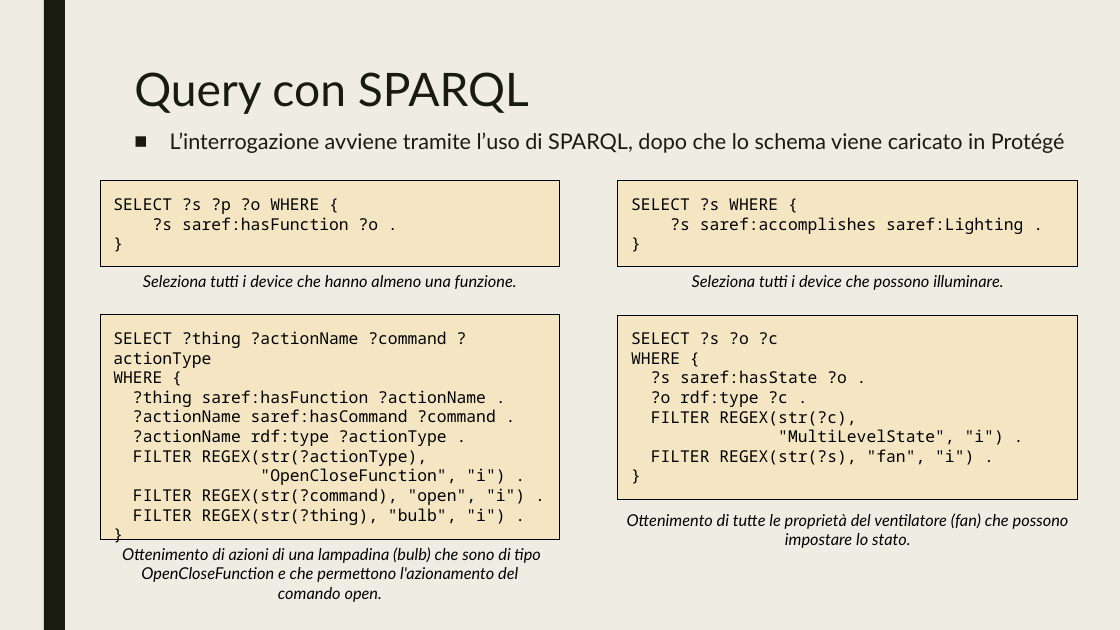
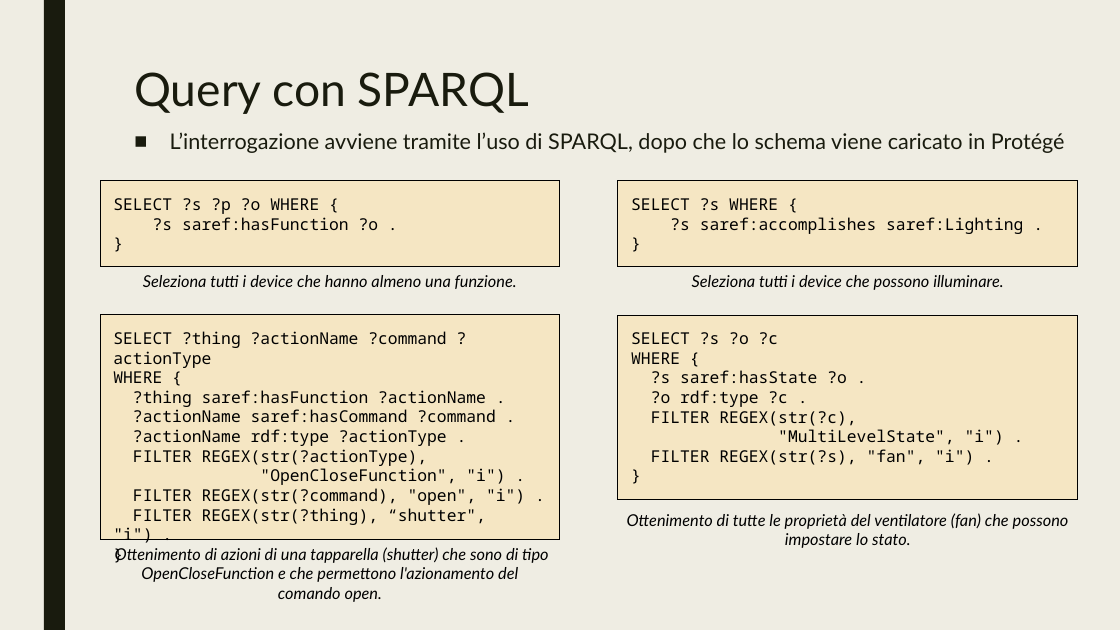
Before and after one commit to Martinocom/pervasive-semantic-exam, a slide deck: slide 25 of doc/Presentation.pptx. Drawn at 1120x630 pixels with LibreOffice and Linux fonts; fonts in the diff are those of the drawing. Boxes give left, top, right and bottom in pixels: in the first picture for what was removed or moved away, otherwise in the second. Text is boxed around its words. In the diff, an @@ line names an element or a change of style, - is before the commit and + after.

```diff
--- a/doc/Presentation.pptx
+++ b/doc/Presentation.pptx
@@ text in rectangle at [113,508,486,543]: text changed @@
-FILTER REGEX(str(?thing), "bulb", "i") .
+FILTER REGEX(str(?thing), “shutter", "i") .
@@ text at [115,547,548,602]: text changed @@
-Ottenimento di azioni di una lampadina (bulb) che sono di tipo OpenCloseFunction e che permettono l'azionamento del comando open.
+Ottenimento di azioni di una tapparella (shutter) che sono di tipo OpenCloseFunction e che permettono l'azionamento del comando open.
```
Also in this commit, not shown: 14 other slides changed, 8 slides added.
